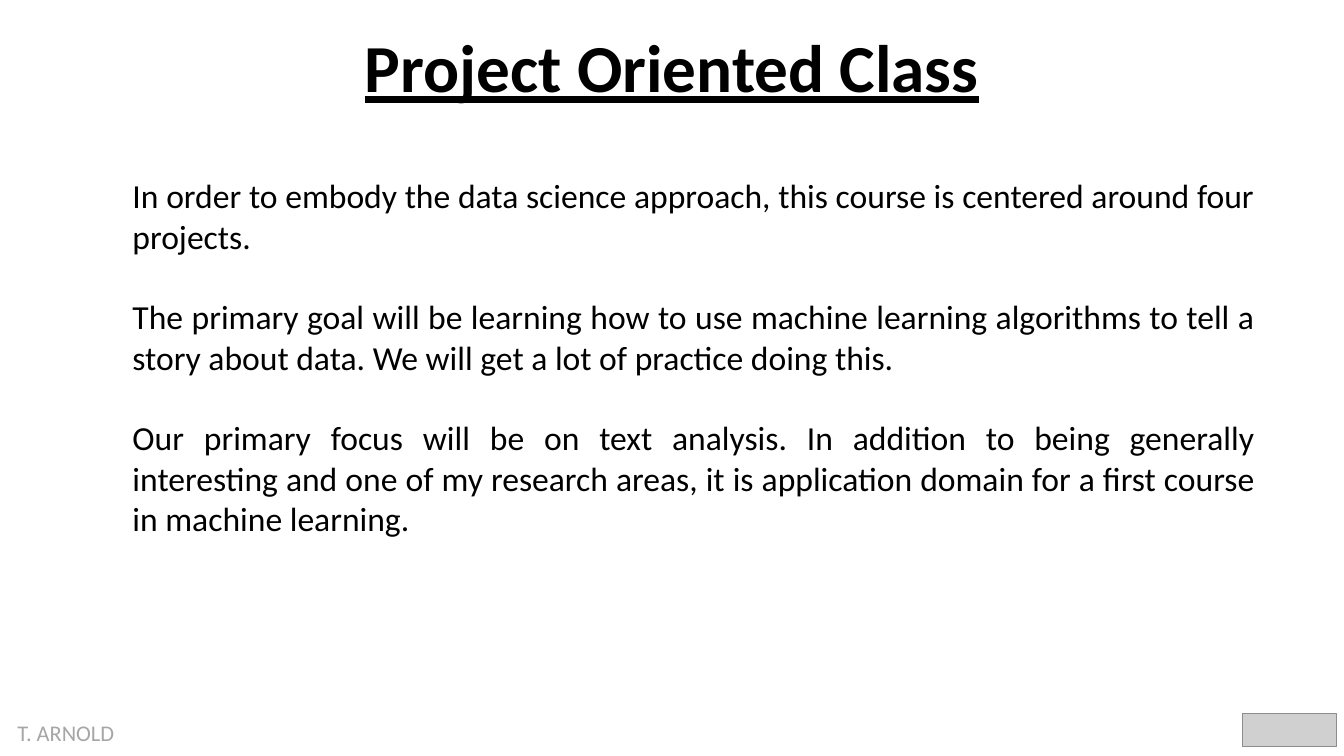
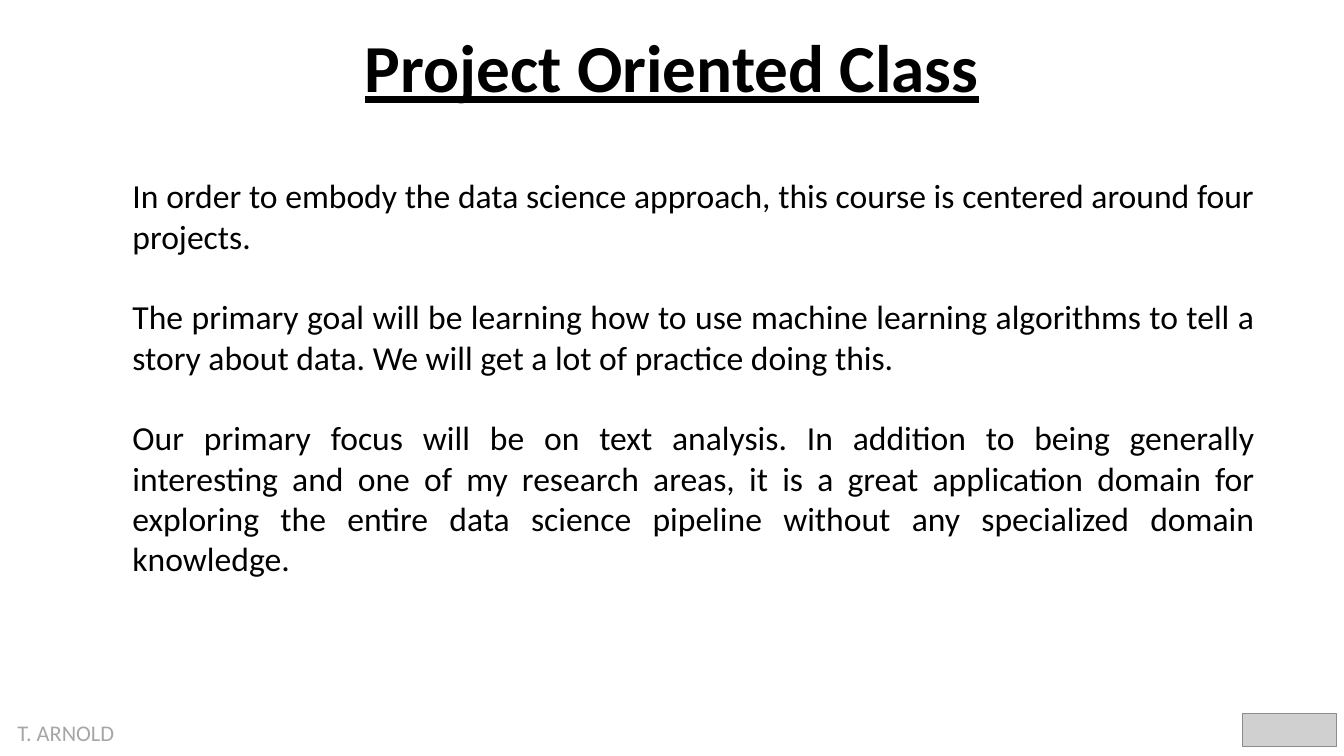
Before and after one commit to statsmaths/dsst389-s23, a slide deck: slide 19 of pslides/00_intro.pptx (slide 17 before the commit). Drawn at 1344x756 pixels with LibreOffice and Linux fonts; fonts in the diff are those of the drawing; grey boxes stand for pictures. Boxes give left, top, right and bottom in pixels: in the first picture for what was removed or moved away, otherwise in the second. Text is boxed around its words. In the diff, an @@ line names an element or a change of style, - is before the commit and + after.

```diff
--- a/pslides/00_intro.pptx
+++ b/pslides/00_intro.pptx
@@ text at [132,426,1254,577]: text changed @@
-Our primary focus will be on text analysis. In addition to being generally interesting and one of my research areas, it is application domain for a first course in machine learning.
+Our primary focus will be on text analysis. In addition to being generally interesting and one of my research areas, it is a great application domain for exploring the entire data science pipeline without any specialized domain knowledge.
```
Also in this commit, not shown: 11 other slides changed, 5 slides added, 9 slides removed, 5 other files.
